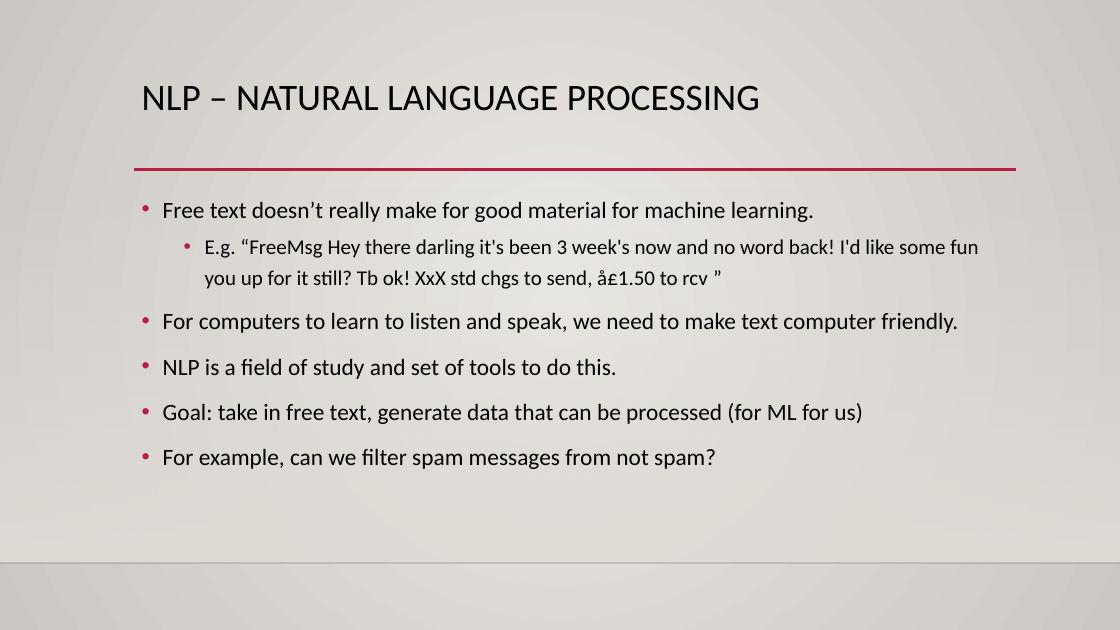
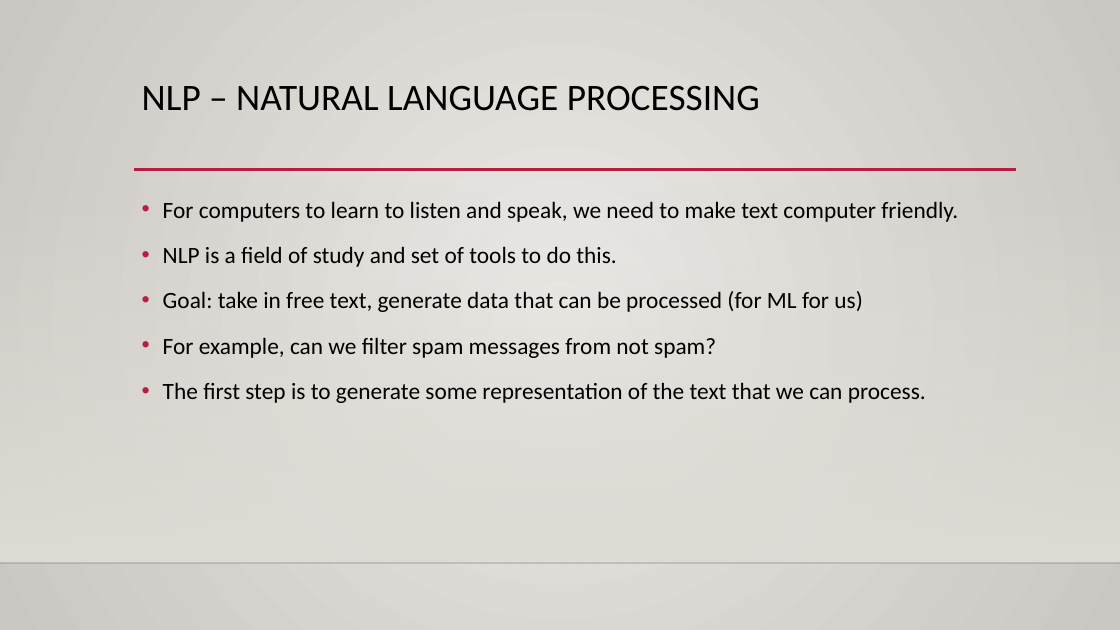
Before and after one commit to glennybarnes/Intro_to_Machine_Learning_Students, a slide deck: slide 10 of reference_content/Slides/NLP_Basics.pptx (slide 2 before the commit). Drawn at 1120x630 pixels with LibreOffice and Linux fonts; fonts in the diff are those of the drawing; background and template pictures are left out. Boxes give left, top, right and bottom in pixels: in the first picture for what was removed or moved away, otherwise in the second. Text is boxed around its words. In the diff, an @@ line names an element or a change of style, - is before the commit and + after.

```diff
--- a/reference_content/Slides/NLP_Basics.pptx
+++ b/reference_content/Slides/NLP_Basics.pptx
@@ text at (163, 201, 978, 289): paragraphs removed @@
-• Free text doesn’t really make for good material for machine learning.
-  • E.g. “FreeMsg Hey there darling it's been 3 week's now and no word back! I'd like some fun you up for it still? Tb ok! XxX std chgs to send, å£1.50 to rcv ”
@@ text at (163, 382, 926, 403): paragraph added @@
+• The first step is to generate some representation of the text that we can process.
```
Also in this commit, not shown: 3 other slides changed, 19 slides added, 5 other files.
